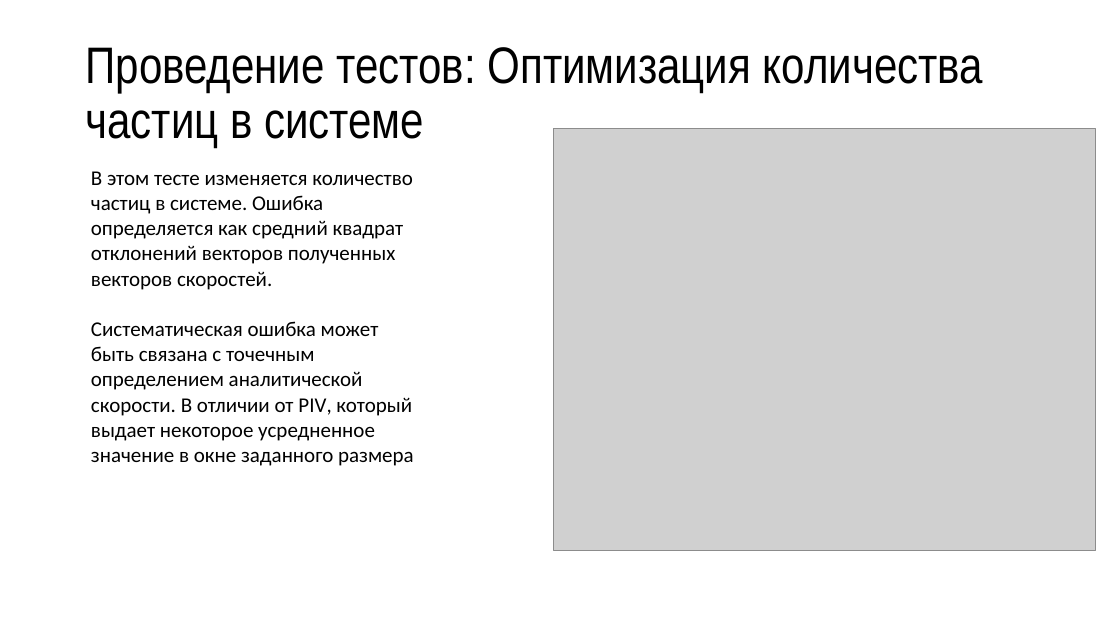
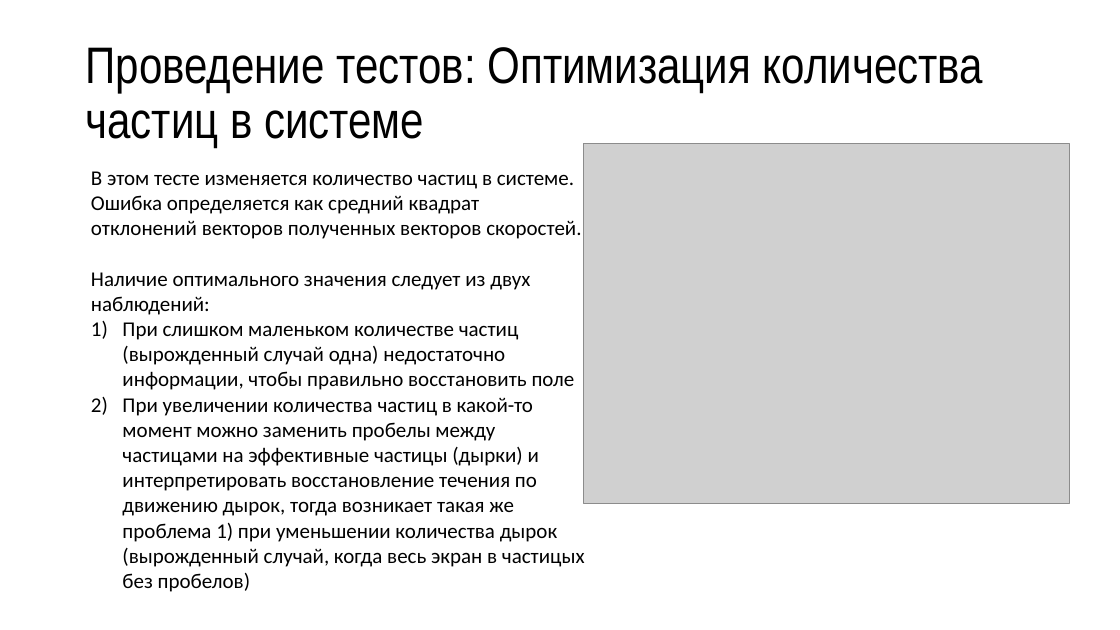
Before and after one commit to PavlovEgor/testPIV, a slide deck: slide 13 of doc/presentation_ru.pptx. Drawn at 1120x630 pixels with LibreOffice and Linux fonts; fonts in the diff are those of the drawing; grey boxes stand for pictures. Boxes give left, top, right and bottom in pixels: in the first picture for what was removed or moved away, otherwise in the second. Text is boxed around its words. In the diff, an @@ line names an element or a change of style, - is before the commit and + after.

```diff
--- a/doc/presentation_ru.pptx
+++ b/doc/presentation_ru.pptx
@@ picture: place and size @@
-picture at (554,129,1096,550)
+picture at (583,144,1070,504)
@@ text at (91,171,585,592): text changed @@
-В этом тесте изменяется количество частиц в системе. Ошибка определяется как средний квадрат отклонений векторов полученных векторов скоростей.
-Систематическая ошибка может быть связана с точечным определением аналитической скорости. В отличии от PIV, который выдает некоторое усредненное значение в окне заданного размера
+В этом тесте изменяется количество частиц в системе. Ошибка определяется как средний квадрат отклонений векторов полученных векторов скоростей.
+Наличие оптимального значения следует из двух наблюдений:
+1) При слишком маленьком количестве частиц (вырожденный случай одна) недостаточно информации, чтобы правильно восстановить поле
+2) При увеличении количества частиц в какой-то момент можно заменить пробелы между частицами на эффективные частицы (дырки) и интерпретировать восстановление течения по движению дырок, тогда возникает такая же проблема 1) при уменьшении количества дырок (вырожденный случай, когда весь экран в частицых без пробелов)
```
Also in this commit, not shown: 1 slide added, 3 other files.
